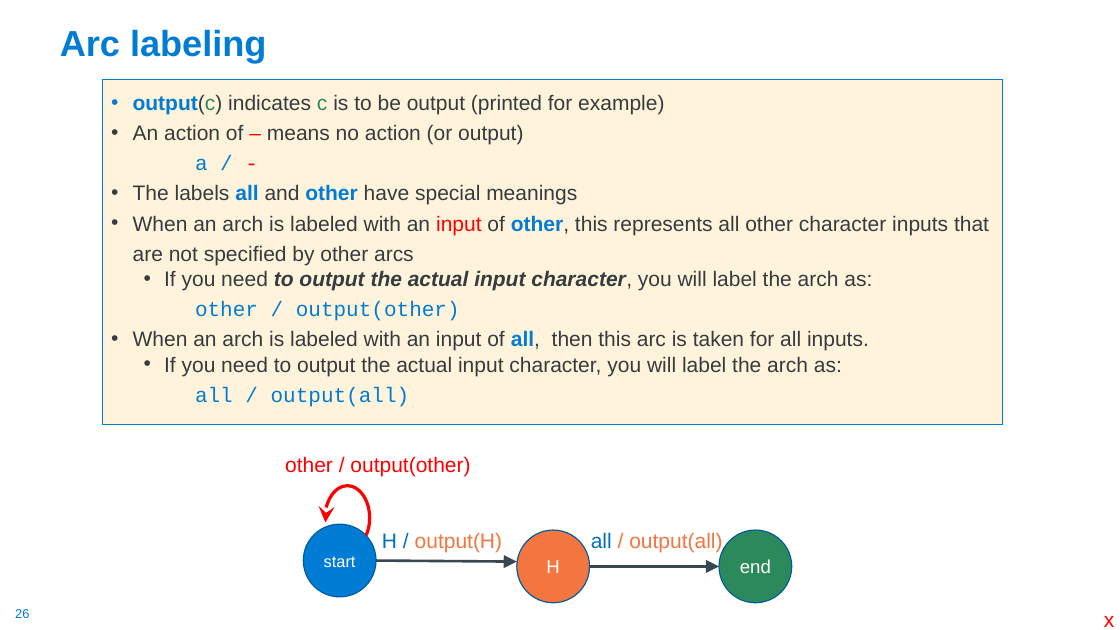
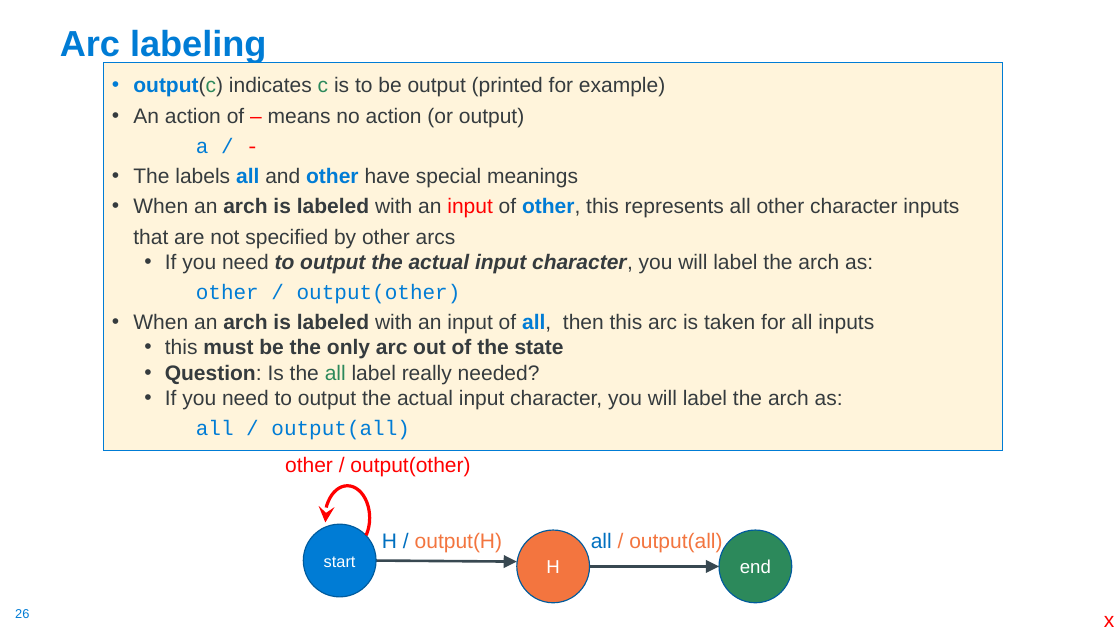
Before and after one commit to cse30-sp24/Muller-Slides, a slide deck: slide 26 of 01-C-Part1.pptx. Drawn at 1120x630 pixels with LibreOffice and Linux fonts; fonts in the diff are those of the drawing. Boxes give left, top, right and bottom in pixels: in the first picture for what was removed or moved away, otherwise in the second. Text is boxed around its words. In the diff, an @@ line names an element or a change of style, - is before the commit and + after.

```diff
--- a/01-C-Part1.pptx
+++ b/01-C-Part1.pptx
@@ text "output(c) indicates c is to ...": place and size @@
-text "output(c) indicates c is to ..." at [103, 80, 1002, 424]
+text "output(c) indicates c is to ..." at [103, 63, 1003, 451]
@@ text at [133, 197, 959, 248]: bold on in "arch is labeled" @@
@@ text at [133, 313, 874, 384]: text changed @@
-• When an arch is labeled with an input of all, then this arc is taken for all inputs.
+• When an arch is labeled with an input of all, then this arc is taken for all inputs
+  • this must be the only arc out of the state
+  • Question: Is the all label really needed?
```
Also in this commit, not shown: 18 other slides changed, 1 other file.
